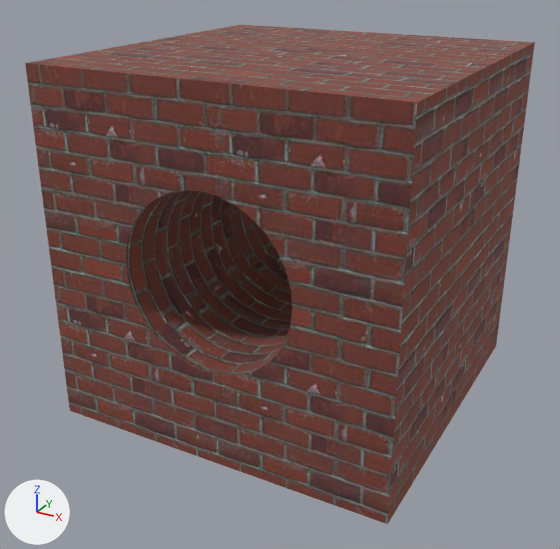
Renders of the glTF model models/test/gltf/cube.gltf from each side of a commit.
Both versions are drawn from a 50 mm lens placed at (1.95, -3.8, 2.55), pointed at (-0.05, -0.15, 0.73). Lighting does not change. The marker at lower left points along +X, +Y and +Z. Where no turn or scale is listed for an object, it has been applied to the vertices.
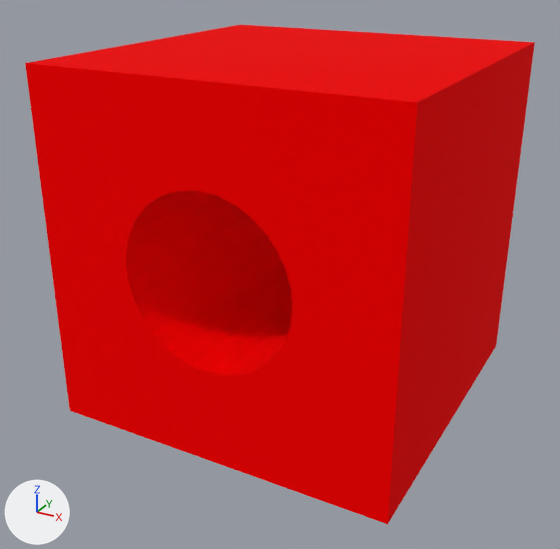
Pixel boxes [x1, y1, x2, y2] of what changed, in the pictures (560 x 549 px):
'Cube', surface changed (brown to red)
    both: [25, 25, 535, 524]

The change in detail:
In material 'Material.001' (mat_material_001), texture is no longer img_brick.
In material 'Material.001' (mat_material_001), base_color is now set to (1.0, 0.00306, 0.00385), red #ff0a0d.
